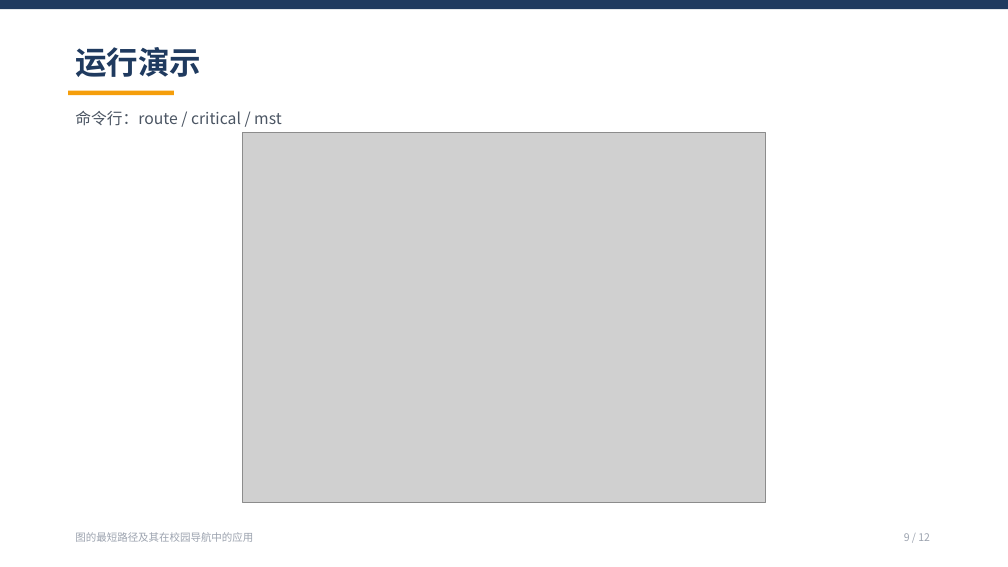
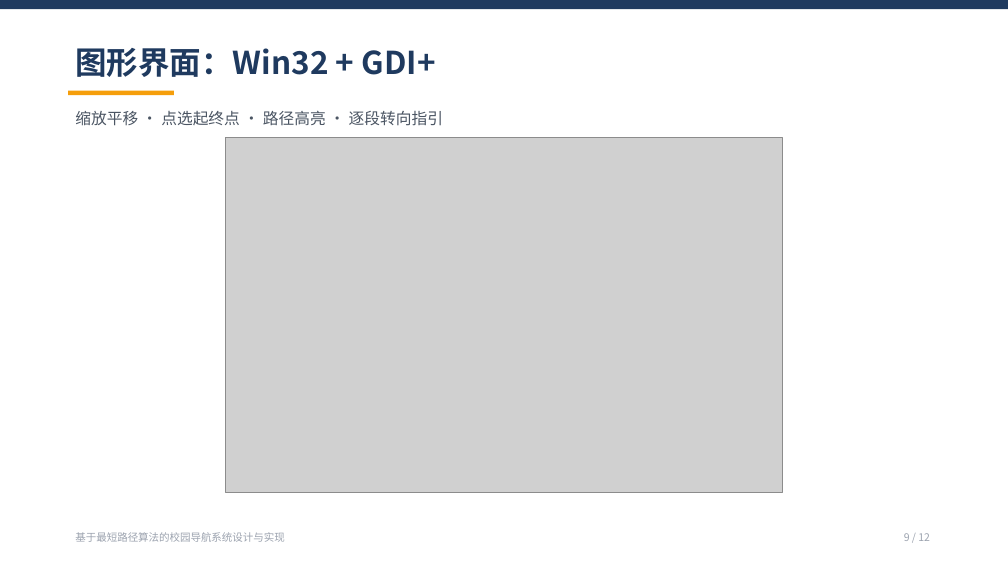
Before and after one commit to CR7Jialuo/UseOfTu, a slide deck: slide 9 of docs/答辩演示.pptx. Drawn at 1008x567 pixels with LibreOffice and Linux fonts; fonts in the diff are those of the drawing; grey boxes stand for pictures. Boxes give left, top, right and bottom in pixels: in the first picture for what was removed or moved away, otherwise in the second. Text is boxed around its words. In the diff, an @@ line names an element or a change of style, - is before the commit and + after.

```diff
--- a/docs/答辩演示.pptx
+++ b/docs/答辩演示.pptx
@@ text at (75, 48, 436, 77): text changed @@
-运行演示
+图形界面：Win32 + GDI+
@@ text at (75, 111, 443, 126): text changed @@
-命令行：route / critical / mst
+缩放平移 · 点选起终点 · 路径高亮 · 逐段转向指引
@@ picture: place and size @@
-picture at (243, 132, 766, 503)
+picture at (226, 138, 783, 493)
@@ text at (75, 532, 284, 542): text changed @@
-图的最短路径及其在校园导航中的应用
+基于最短路径算法的校园导航系统设计与实现
```
Also in this commit, not shown: 11 other slides changed, 9 other files.
